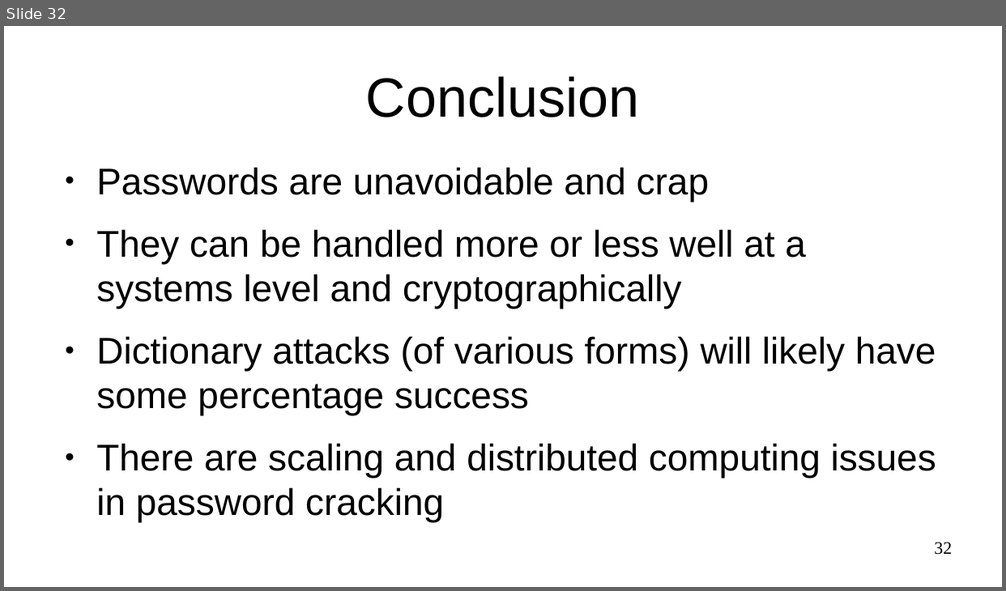
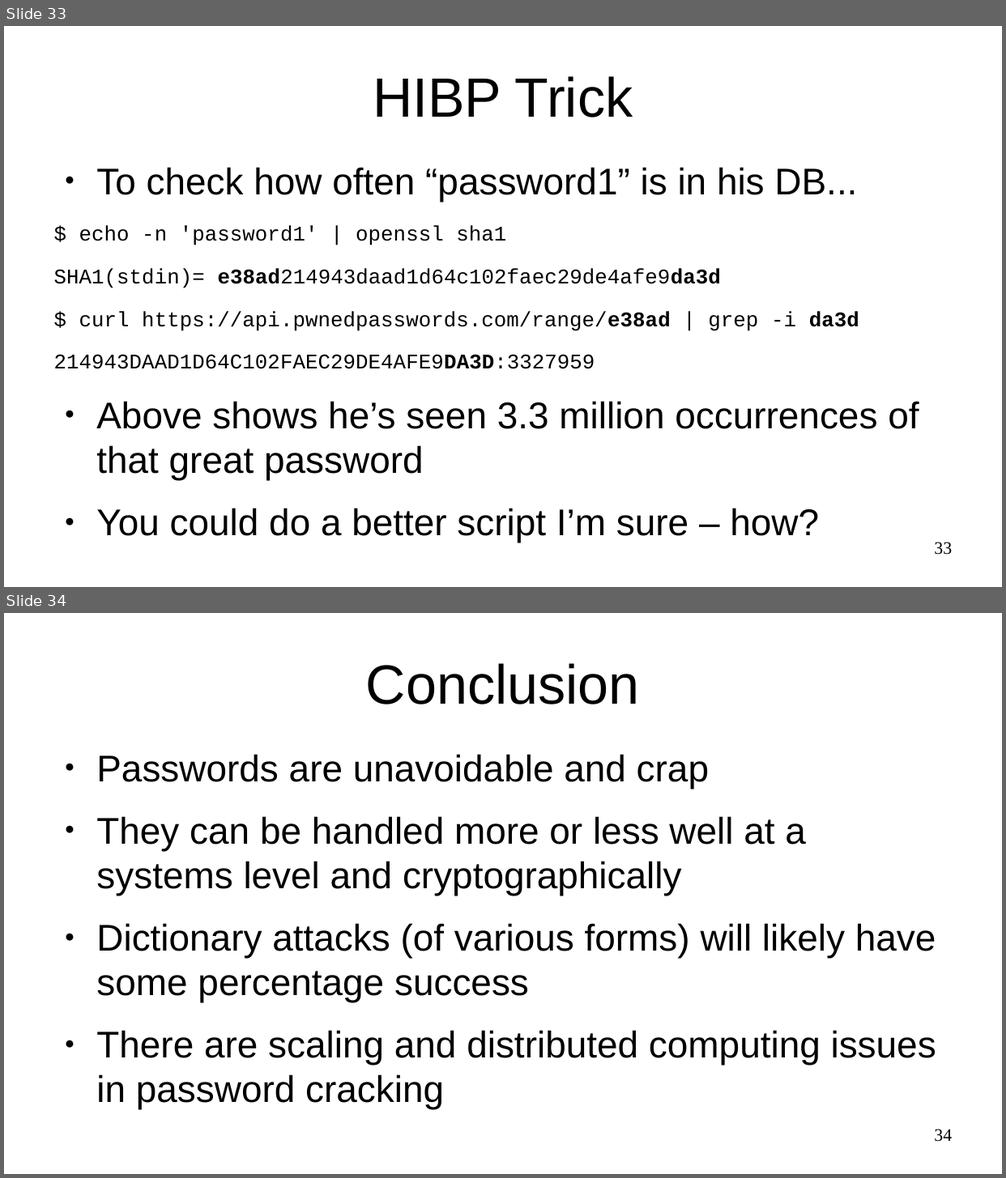
Before and after one commit to sftcd/cs7053, a slide deck: 2024lectures/03-passwords.odp. Shown one above the other, each under a label of ours: slide 32 before the commit, slides 33 and 34 after it. The pictures are 1006x591 and 1006x1178 pixels, drawn with LibreOffice and Linux fonts; fonts in the diff are those of the drawing. Boxes give left, top, right and bottom in pixels: in the first picture for what was removed or moved away, otherwise in the second. Text is boxed around its words. In the diff, an @@ line names an element or a change of style, - is before the commit and + after.

Commit message:
hibp

```diff
--- a/2024lectures/03-passwords.odp
+++ b/2024lectures/03-passwords.odp
@@ slide 33 added at [4, 26, 1002, 587], background #FFFFFF @@
@@ title added at [373, 76, 633, 118], 44 pt, text #000000 @@
+HIBP Trick
@@ text added at [54, 167, 918, 543], 16.6 pt, text #000000 @@
+● To check how often “password1” is in his DB...
+$ echo -n 'password1' | openssl sha1
+SHA1(stdin)= e38ad214943daad1d64c102faec29de4afe9da3d
+$ curl https://api.pwnedpasswords.com/range/e38ad | grep -i da3d
+214943DAAD1D64C102FAEC29DE4AFE9DA3D:3327959
+● Above shows he’s seen 3.3 million occurrences of that great password
+● You could do a better script I’m sure – how?
@@ page number added at [934, 542, 952, 555], 14 pt, text #000000 @@
+33
@@ what was slide 32 is now slide 34 @@
@@ page number at [934, 1129, 952, 1142]: text changed @@
-32
+34
```
Also in this commit, not shown: 1 other slide added, 2 other files.
